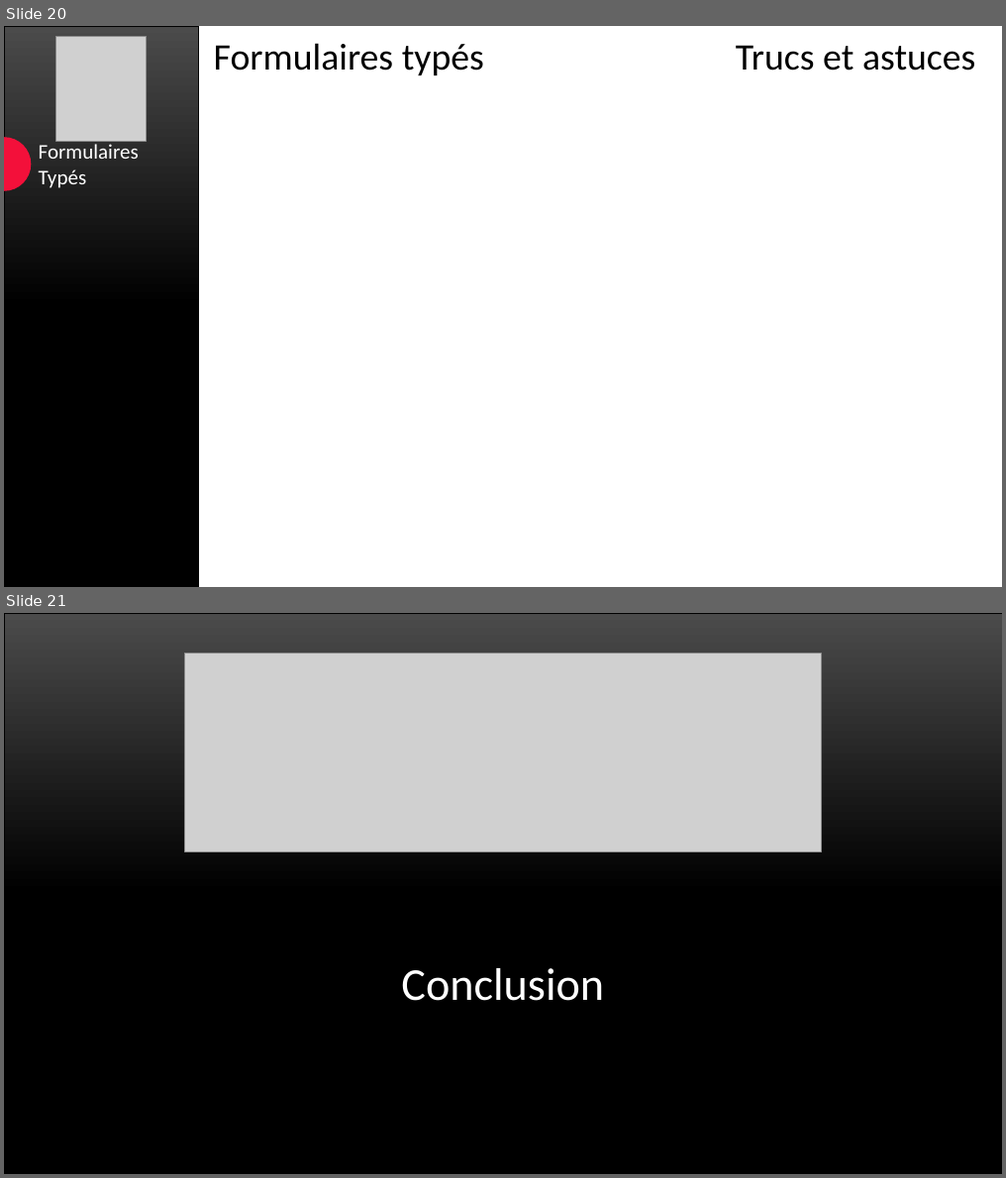
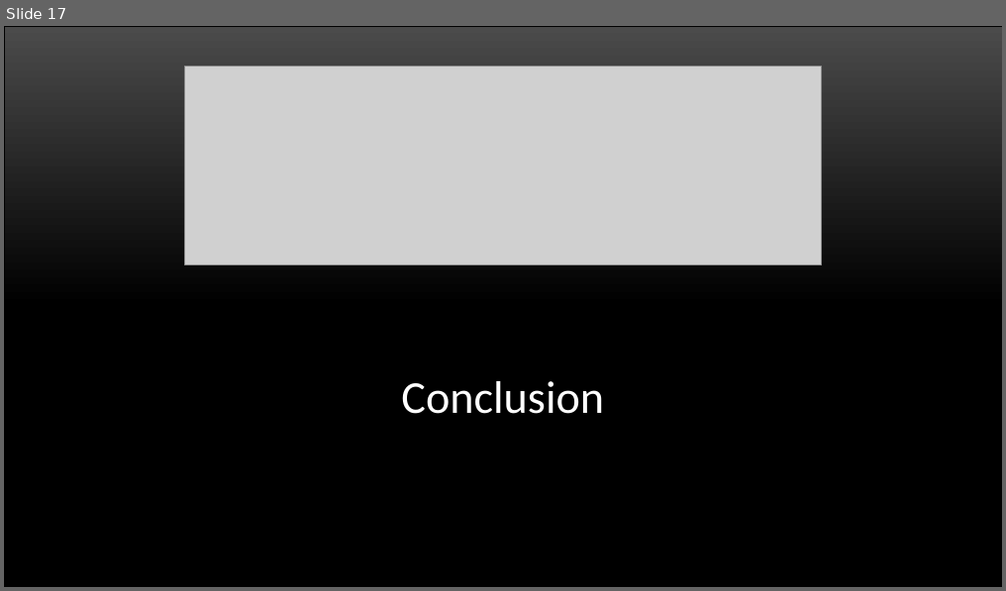
Before and after one commit to yatho/atelier-Angular17, a slide deck: Présentation.pptx. Shown one above the other, each under a label of ours: slides 20 and 21 before the commit, slide 17 after it. The pictures are 1006x1178 and 1006x591 pixels, drawn with LibreOffice and Linux fonts; fonts in the diff are those of the drawing; grey boxes stand for pictures. Boxes give left, top, right and bottom in pixels: in the first picture for what was removed or moved away, otherwise in the second. Text is boxed around its words. In the diff, an @@ line names an element or a change of style, - is before the commit and + after.

```diff
--- a/Présentation.pptx
+++ b/Présentation.pptx
@@ slide 20 removed at box(4, 26, 1002, 587), background #FFFFFF @@
@@ freeform shape removed at box(4, 26, 199, 587) @@
@@ picture removed at box(56, 37, 147, 141) @@
@@ text removed at box(214, 43, 484, 76) @@
-Formulaires typés
@@ text removed at box(736, 45, 975, 71) @@
-Trucs et astuces
@@ freeform shape removed at box(4, 137, 31, 190) @@
@@ text removed at box(39, 144, 139, 188) @@
-Formulaires Typés
@@ what was slide 21 is now slide 17 @@
```
Also in this commit, not shown: 12 slides changed, 3 other slides removed.
